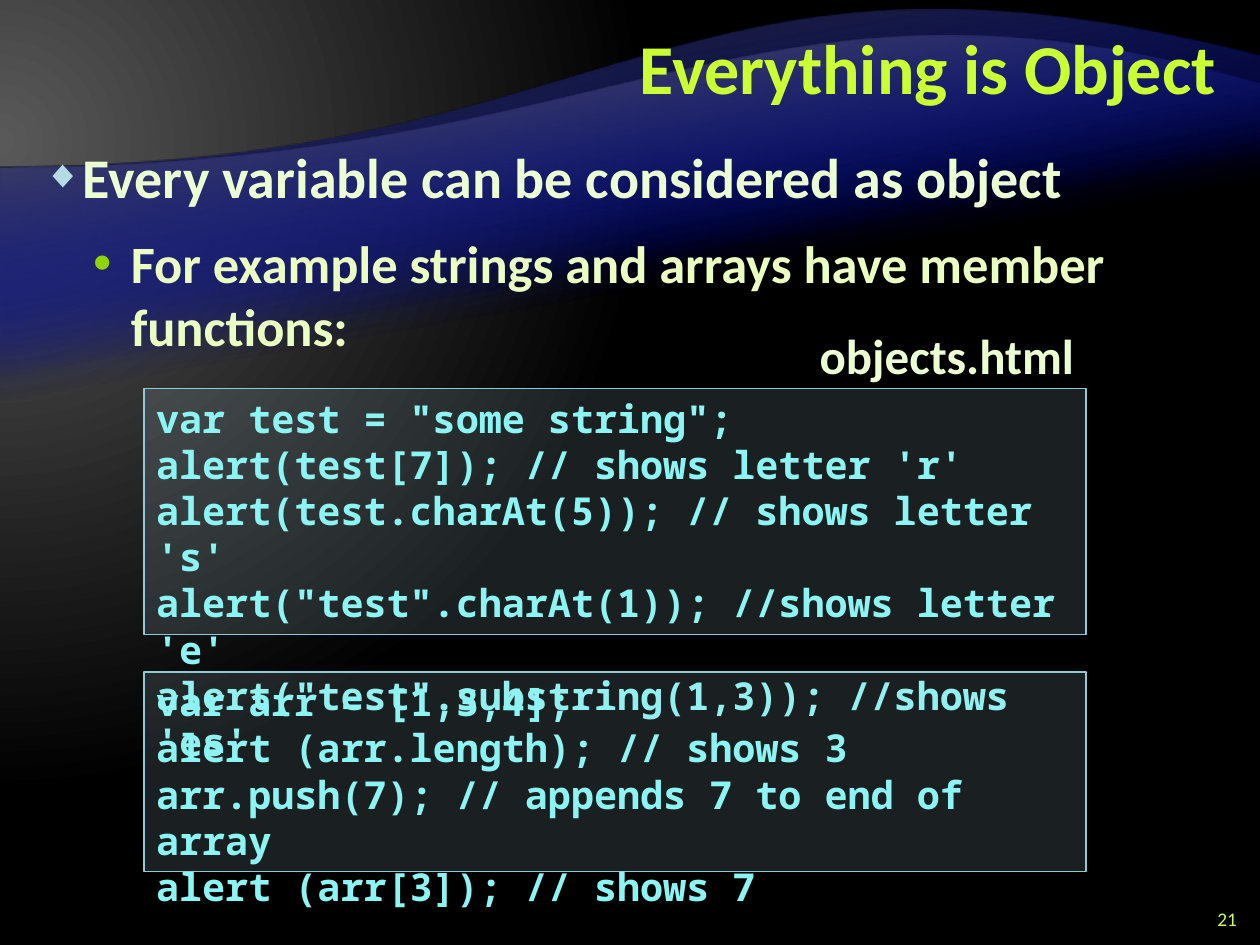
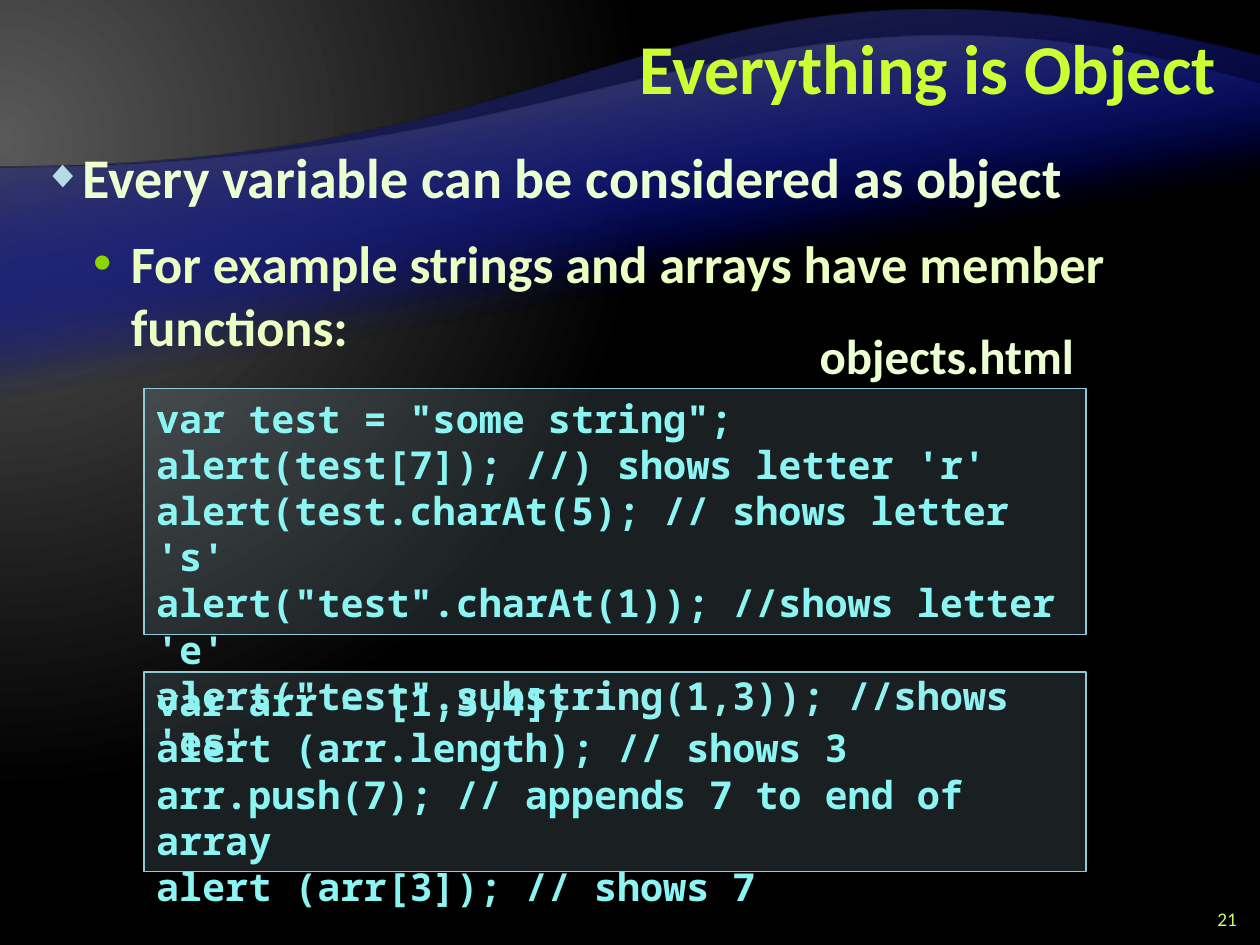
Before and after one commit to Lockheed01/aspnet-mvc-course, a slide deck: slide 21 of Lectures/9. JavaScript/JavaScript-Introduction.pptx. Drawn at 1260x945 pixels with LibreOffice and Linux fonts; fonts in the diff are those of the drawing; background and template pictures are left out. Boxes give left, top, right and bottom in pixels: in the first picture for what was removed or moved away, otherwise in the second. Text is boxed around its words. In the diff, an @@ line names an element or a change of style, - is before the commit and + after.

```diff
--- a/Lectures/9. JavaScript/JavaScript-Introduction.pptx
+++ b/Lectures/9. JavaScript/JavaScript-Introduction.pptx
@@ text in rectangle at (x1=156, y1=449, x2=1009, y2=572): text changed @@
-alert(test[7]); // shows letter 'r'
-alert(test.charAt(5)); // shows letter 's'
+alert(test[7]); //) shows letter 'r'
+alert(test.charAt(5); // shows letter 's'
```
Also in this commit, not shown: 4 other slides changed, 2 slides added, 1 slide removed.
